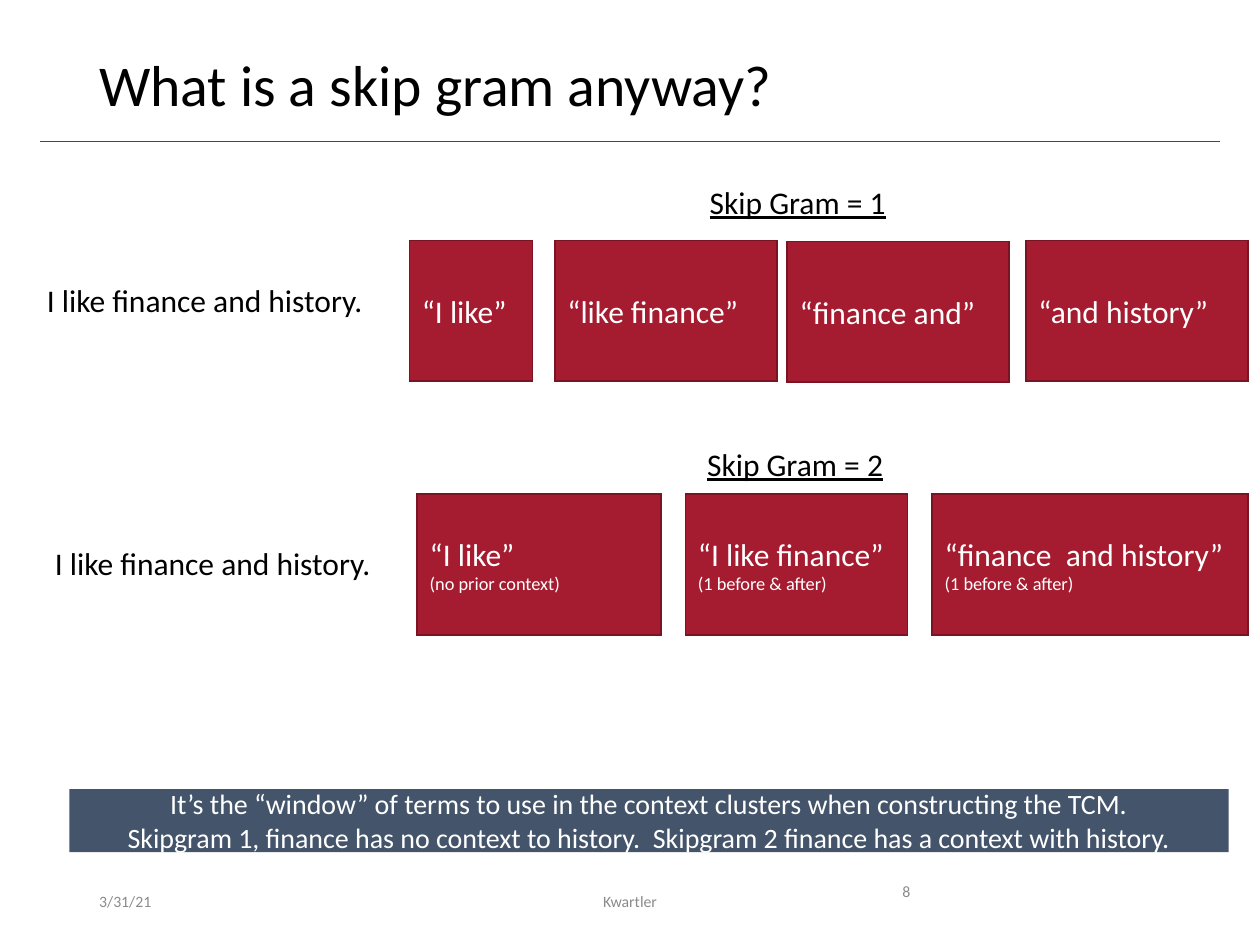
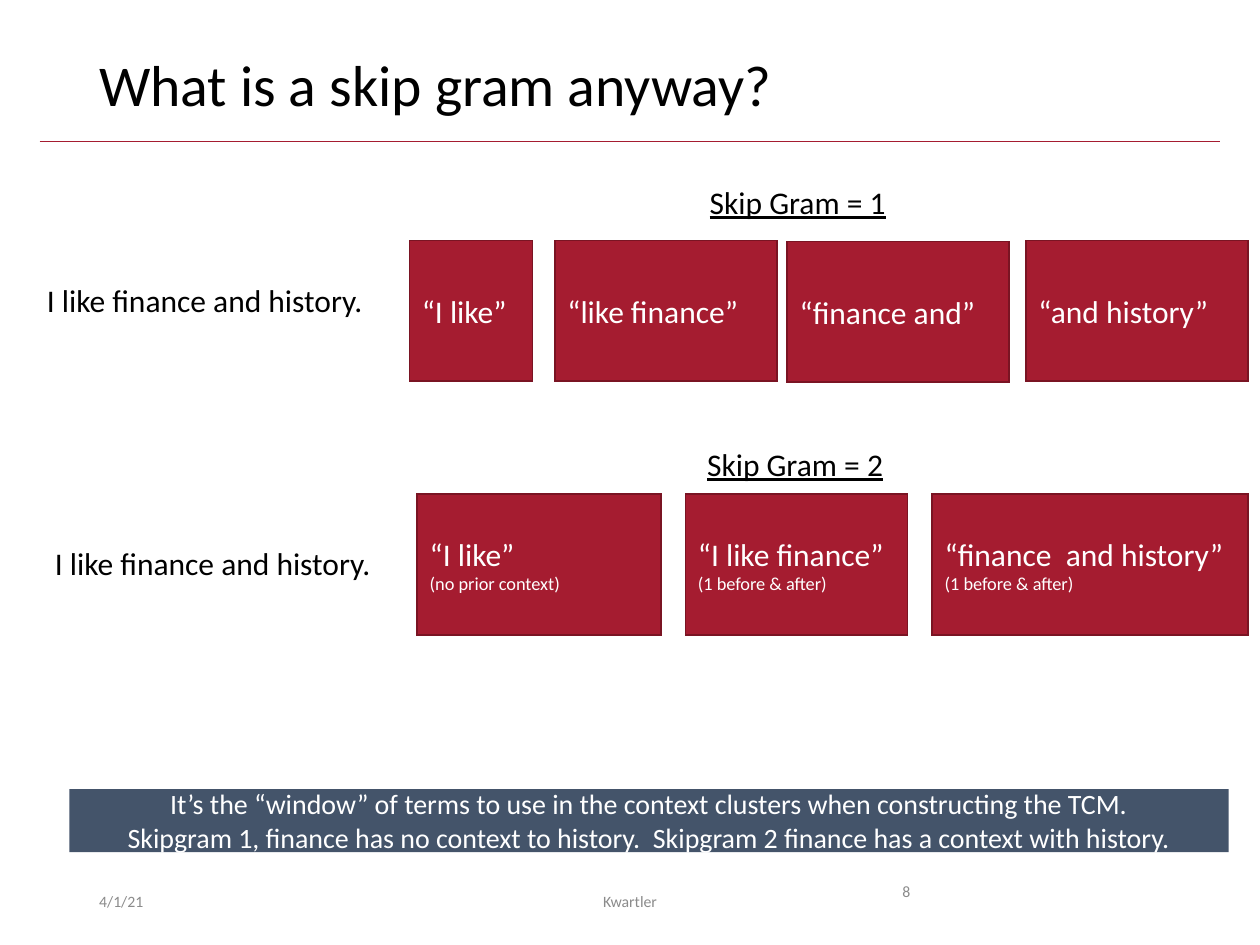
Before and after one commit to kwartler/Harvard_NLP_Student, a slide deck: slide 8 of lessons/I_DocumentClassification_PredictiveModeling/D_text2Vec_v2.pptx. Drawn at 1260x945 pixels with LibreOffice and Linux fonts; fonts in the diff are those of the drawing. Boxes give left, top, right and bottom in pixels: in the first picture for what was removed or moved away, otherwise in the second. Text is boxed around its words. In the diff, an @@ line names an element or a change of style, - is before the commit and + after.

```diff
--- a/lessons/I_DocumentClassification_PredictiveModeling/D_text2Vec_v2.pptx
+++ b/lessons/I_DocumentClassification_PredictiveModeling/D_text2Vec_v2.pptx
@@ text at [99, 896, 143, 908]: text changed @@
-3/31/21
+4/1/21
```
Also in this commit, not shown: 17 other slides changed, 9 other files.
